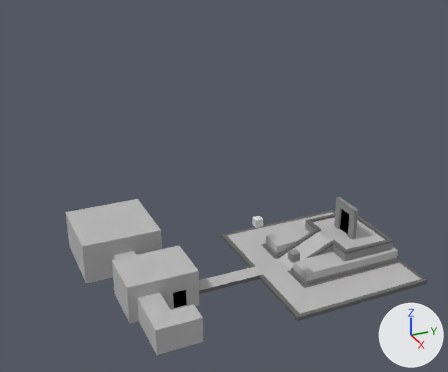
An edit to the Blender file Working/Scenes/temple.blend, drawn before and after from the same camera.
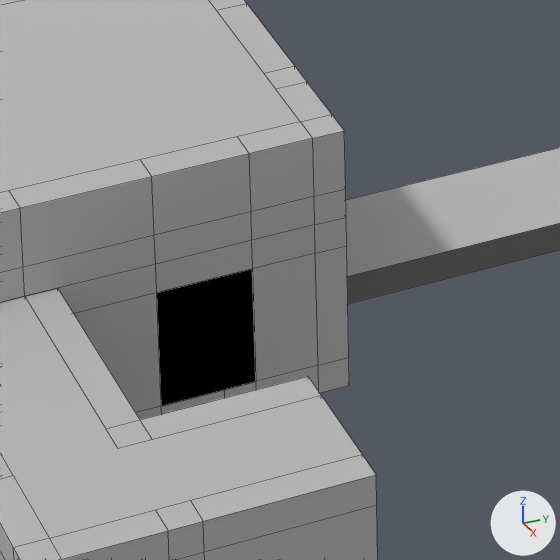
The first picture shows the older version from a 50 mm lens placed at (113.0, -34.1, 80.5), pointed at (-2.7, 17.9, 22.7). The close-ups show both versions on the part from 34% to 51% of the width and 68% to 89% of the height of that picture; other places that the commit changed are outside them. Every picture has the same lights, and +X, +Y and +Z are marked at lower right. The close-ups show mesh edges as thin lines. The same objects are shown in both versions, whatever each file hides.

The older version as bpy lines, for what is in view:
```python
me_foyer = bpy.data.meshes.new('Foyer')
me_foyer.from_pydata(...)  # 547 vertices, 508 faces; spans x -6.0..6.0, y -8.0..8.5, z -1.0..8.0
# faces by material slot: [413, 73, 2, 20]
me_foyer.materials.append(mat_stone)  # grey #bbbaba
me_foyer.materials.append(mat_darkstone)  # dark grey #6d6d6d
me_foyer.materials.append(mat_lightstone)  # light grey #dbdbdb
me_foyer.materials.append(mat_water)  # light grey #bbd3ca
me_plane = bpy.data.meshes.new('Plane')
me_plane.from_pydata(...)  # 96 vertices, 97 faces; spans x -1.0..11.0, y -3.0..7.0, z -1.0..5.0
# faces by material slot: [86, 11]
me_plane.materials.append(mat_stone)  # grey #bbbaba
me_plane.materials.append(mat_greystone)  # grey #8f8f8f
me_plane_007 = bpy.data.meshes.new('Plane.007')
me_plane_007.from_pydata(...)  # 4 vertices, 1 face; spans x -1.5..1.5, y 0.0, z -2.0..2.0
me_plane_007.materials.append(mat_portal)  # black #000000
# before: 0 (-1.5, 0.0, -2.0), 1 (1.5, 0.0, -2.0), 2 (-1.5, 0.0, 2.0), 3 (1.5, 0.0, 2.0)
ob_bend1 = bpy.data.objects.new('Bend1', me_plane)
ob_bend1.location = (7.0, -3.0, 0.0)
ob_corridor2portal = bpy.data.objects.new('Corridor2Portal', me_plane_007)
ob_corridor2portal.location = (6.0, 3.5, 2.0)
ob_corridor2portal.rotation_euler = (0.0, 0.0, 1.571)  # degrees (0, 0, 90)
ob_foyer = bpy.data.objects.new('Foyer', me_foyer)
ob_foyer.location = (0.0, 0.0, 0.0)
# also in view: 'Pyramid' at (0.0, 34.0, 2.3)
```
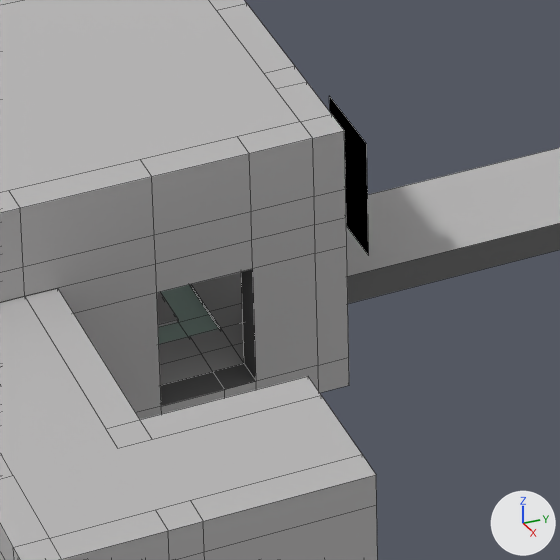
Where the newer file only moved an object's origin or applied its transform, the numbers keep the older frame.

Pixel boxes [x1, y1, x2, y2] of what changed, in the close-ups (560 x 560 px):
'Corridor2Portal', reshaped (59% narrower, 17% taller): before [157, 269, 256, 406]; after [329, 96, 369, 256]
part 1 of me_plane_007, deleted (black): before [157, 269, 256, 406]
part 2 of me_plane_007, added (black): after [329, 96, 369, 256]

The edits, one by one:
me_plane_007 has 4 vertices, 1 face and spans x -1.5..1.5, y 0.0, z -2.0..2.0.
me_plane_007 is used by ob_corridor2portal; location (6.0, 3.5, 2.0); rotation (0.0, 0.0, 1.571), in degrees (0, 0, 90).
Verts and faces of me_plane_007; kept vertices keep their numbers, new ones are numbered from 4.
Part 1, on me_plane_007:
Vertices deleted: 0 to 3 (with the faces that use them).
Part 2, on me_plane_007:
New vertex 4 is at (6.0, 2.0, 0.0), pixel (161, 405).
New vertex 5 is at (6.0, 5.0, 0.0), pixel (255, 381).
New vertex 6 is at (6.0, 2.0, 4.0), pixel (156, 292).
New vertex 7 is at (6.0, 5.0, 4.0), pixel (252, 268).
New faces: (4, 5, 7, 6).
